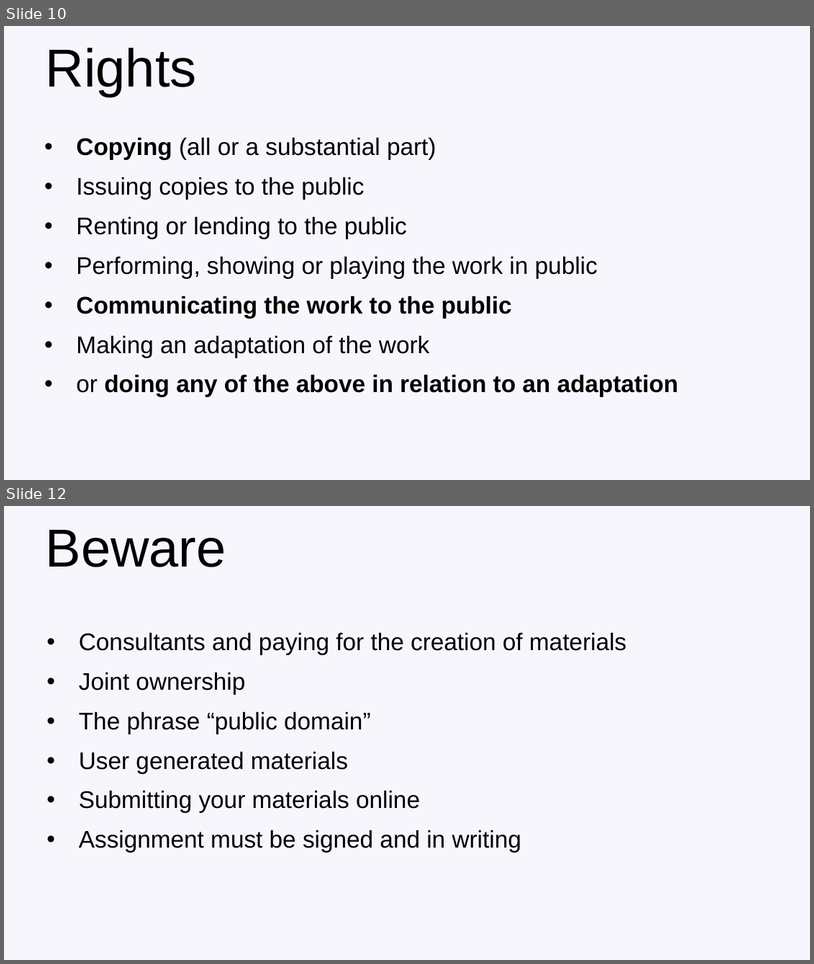
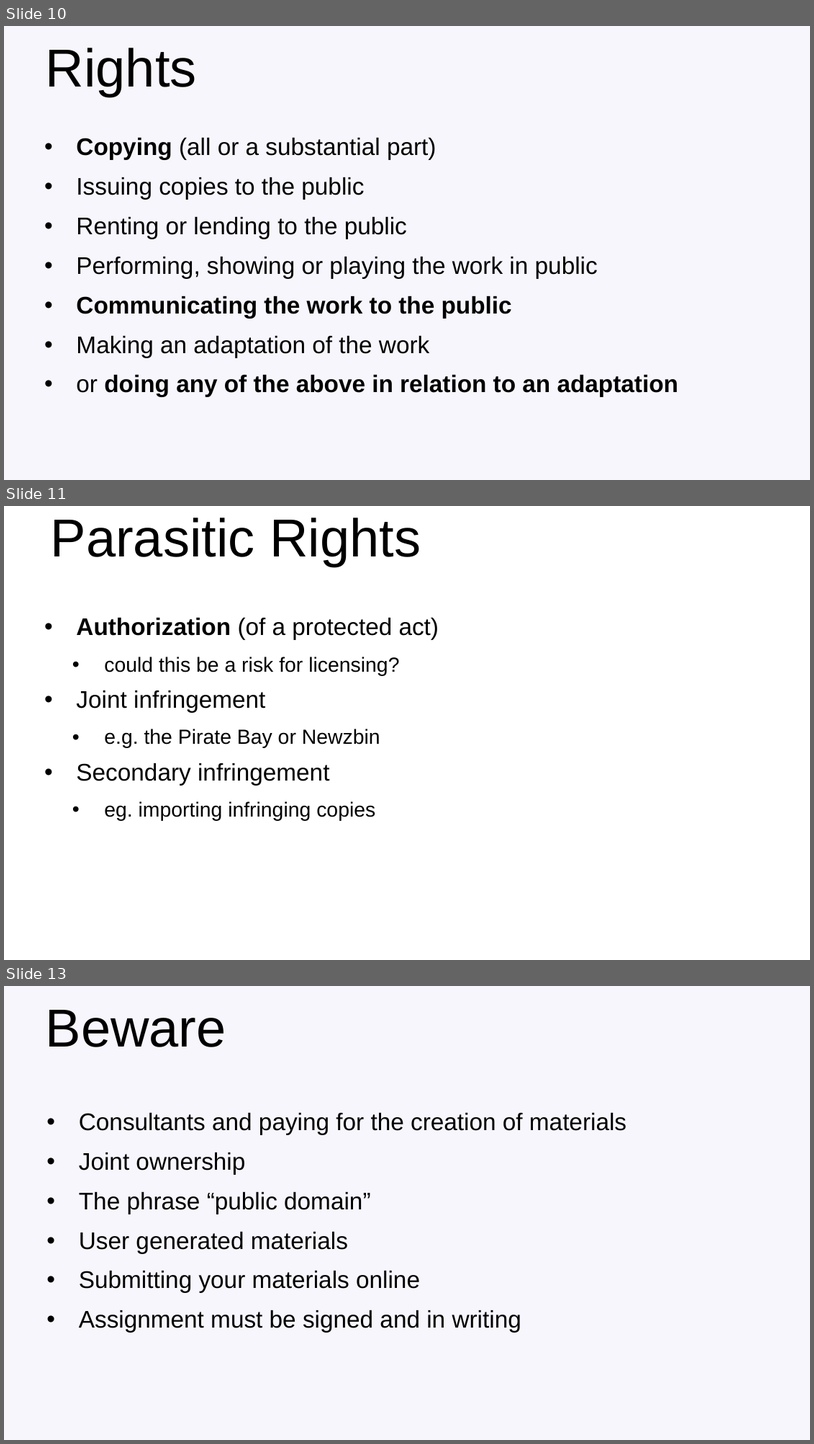
Before and after one commit to francisdavey/open-data, a slide deck: slides.ppt. Shown one above the other, each under a label of ours: slides 10 and 12 before the commit, slides 10, 11 and 13 after it; the slides between them are not shown. The pictures are 814x964 and 814x1444 pixels, drawn with LibreOffice and Linux fonts; fonts in the diff are those of the drawing; background and template pictures are left out. Boxes give left, top, right and bottom in pixels: in the first picture for what was removed or moved away, otherwise in the second. Text is boxed around its words. In the diff, an @@ line names an element or a change of style, - is before the commit and + after.

```diff
--- a/slides.ppt
+++ b/slides.ppt
@@ slide 11 added at (4, 506, 810, 960), background #FFFFFF @@
@@ title added at (51, 518, 421, 566), 60 pt, text #000000 @@
+Parasitic Rights
@@ text added at (76, 618, 440, 821), 23 pt, text #000000 @@
+• Authorization (of a protected act)
+  • could this be a risk for licensing?
+• Joint infringement
+  • e.g. the Pirate Bay or Newzbin
+• Secondary infringement
+  • eg. importing infringing copies
@@ what was slide 12 is now slide 13 @@
```
Also in this commit, not shown: 12 slides changed, 1 other slide added, 1 slide removed.
